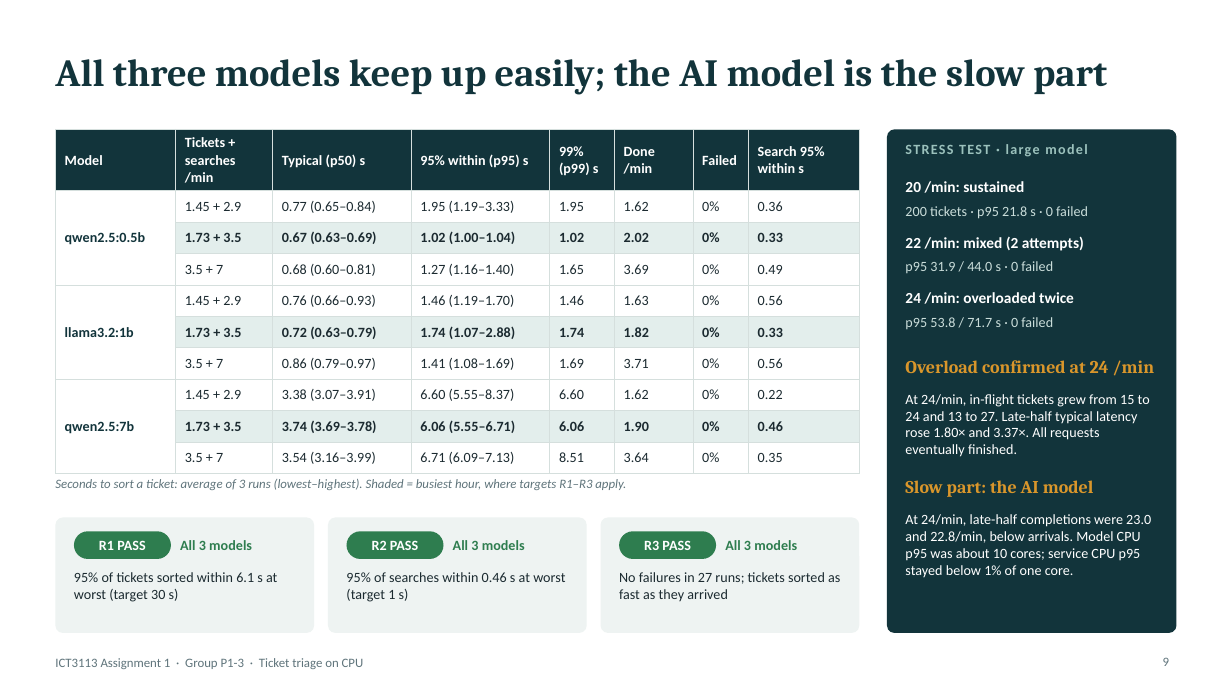
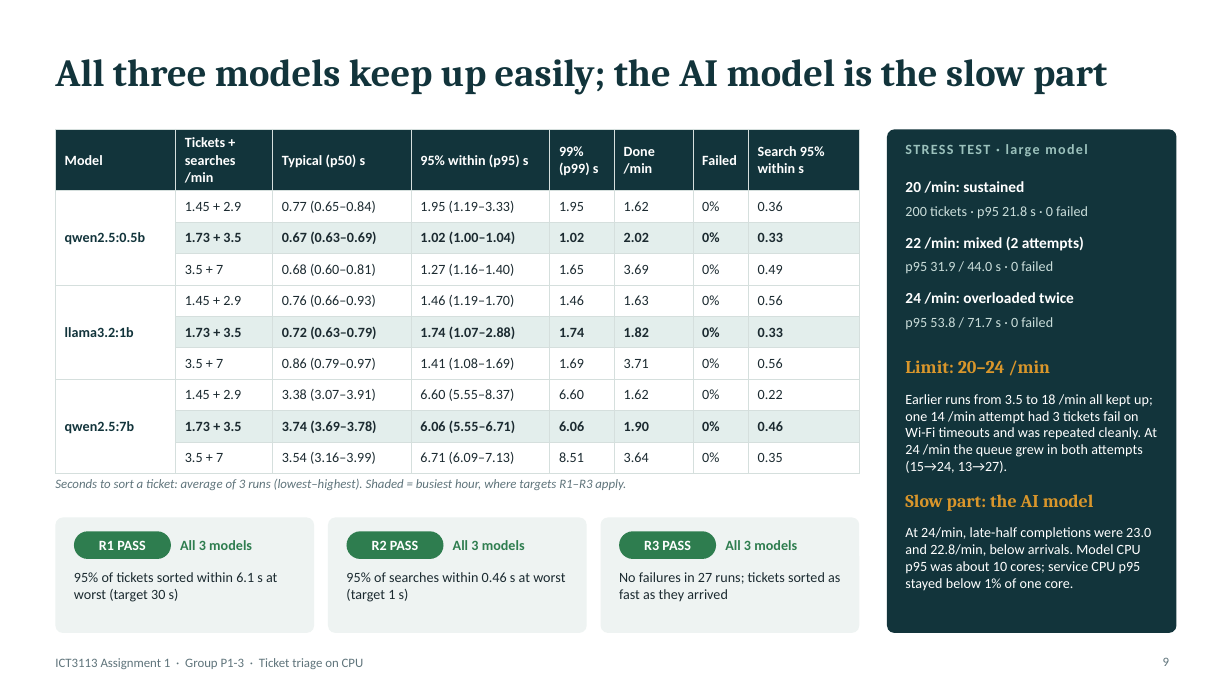
Before and after one commit to asdafsafas/ICT3113_A1_P1-3, a slide deck: slide 9 of slides/Group03.pptx. Drawn at 1232x693 pixels with LibreOffice and Linux fonts; fonts in the diff are those of the drawing. Boxes give left, top, right and bottom in pixels: in the first picture for what was removed or moved away, otherwise in the second. Text is boxed around its words. In the diff, an @@ line names an element or a change of style, - is before the commit and + after.

```diff
--- a/slides/Group03.pptx
+++ b/slides/Group03.pptx
@@ text at [905, 360, 1051, 376]: text changed @@
-Overload confirmed at 24 /min
+Limit: 20–24 /min
@@ text at [905, 394, 1157, 473]: text changed @@
-At 24/min, in-flight tickets grew from 15 to 24 and 13 to 27. Late-half typical latency rose 1.80× and 3.37×. All requests eventually finished.
+Earlier runs from 3.5 to 18 /min all kept up; one 14 /min attempt had 3 tickets fail on Wi-Fi timeouts and was repeated cleanly. At 24 /min the queue grew in both attempts (15→24, 13→27).
@@ text "Slow part: the AI model": place and size @@
-text "Slow part: the AI model" at [905, 480, 1094, 497]
+text "Slow part: the AI model" at [905, 494, 1094, 511]
@@ text "At 24/min, late-half completions were ...": place and size @@
-text "At 24/min, late-half completions were ..." at [905, 514, 1151, 578]
+text "At 24/min, late-half completions were ..." at [905, 527, 1151, 591]
```
Also in this commit, not shown: 3 other slides changed, 1 other file.
